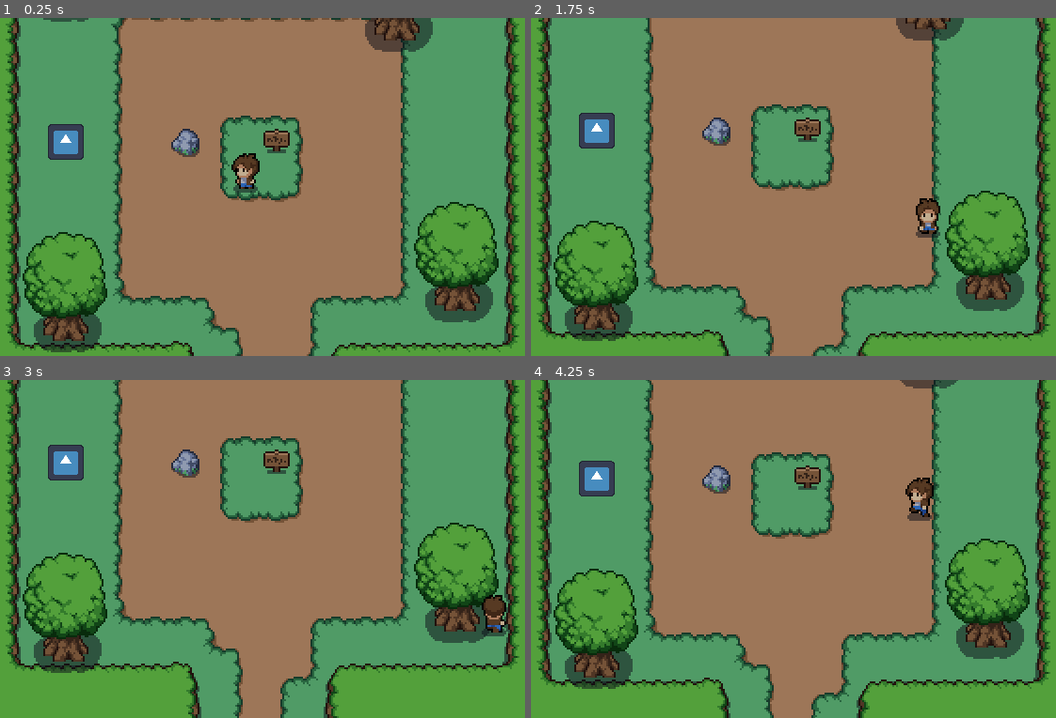
Above: before the commit, frames 1-4 (two rows, left to right).
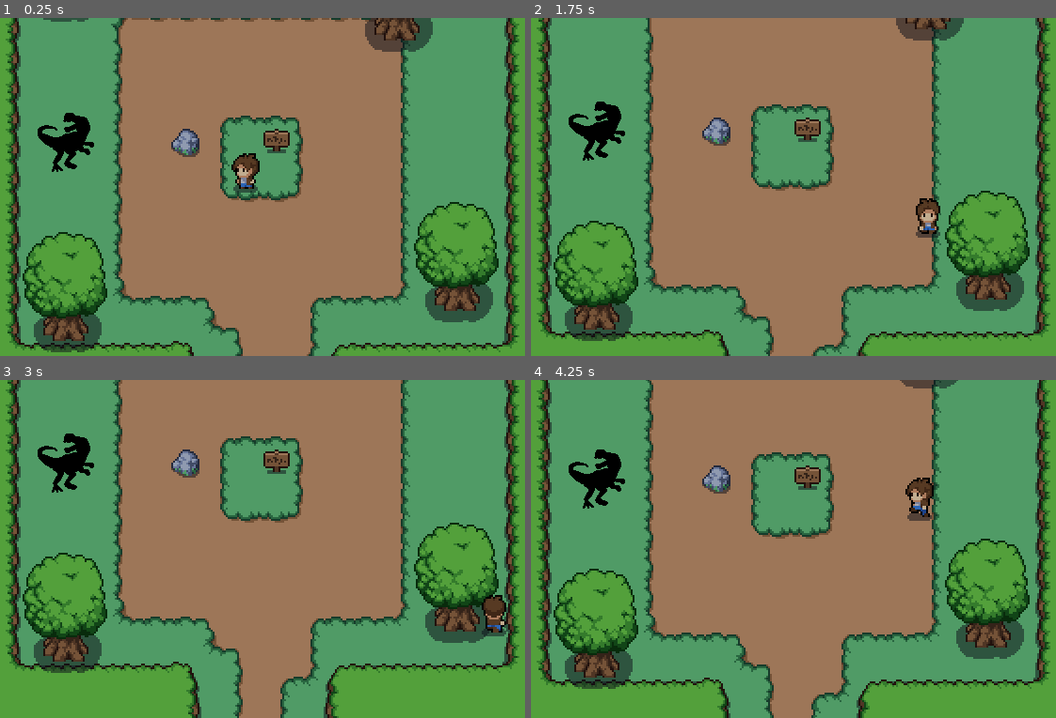
Above: after the commit, the same moments.

Repository: Lorcc/Project-Dino
Game: Godot game, scene res://scenes/world.tscn
Two runs of this game, one before a commit and one after it. Both use one fixed random seed, a clock stepped at 60 frames per second and the inputs below. The engine's default icon, where the game draws it, is replaced by a stand-in: a white triangle on a blue panel in a dark square.
Inputs (mouse positions are in pixels of both pictures, inside the frame that each line leads up to):
- Up to frame 1 (0.25 s): no input
- Up to frame 2 (1.75 s): tap Enter (ui_accept) at 0.5, 0.77, 1.52 s; move the mouse to (924, 170) at 0.52 s; hold D (right) 0.53-1.28 s; click (924, 170) at 0.67 s; move the mouse to (672, 203) at 1.27 s; hold S (down) from 1.28 s (still down)
- Up to frame 3 (3 s): move the mouse to (320, 474) at 2.02 s; release S (down) at 2.03 s; hold D (right) 2.03-2.78 s; move the mouse to (231, 616) at 2.77 s; hold W (up) from 2.78 s (still down); click (231, 616) at 2.92 s
- Up to frame 4 (4.25 s): tap Enter (ui_accept) at 3.02, 3.77 s; move the mouse to (972, 599) at 3.52 s; release W (up) at 3.53 s; hold A (left) from 3.53 s (still down)

The runs differ from the first frame. In frame 1, 1.1% of the frame differs, in the area x 7-18%, y 28-46%; in frame 2, 1.1%; in frame 3, 1.1%; in frame 4, 1.1%.
Error in both runs: Attempt to call function 'hide' in base 'null instance' on a null instance. (res://skripts/battle_scene.gd:20)

Commit message:
added flower

Diff:
--- a/scenes/player.tscn
+++ b/scenes/player.tscn
@@ -260,7 +260,7 @@
 flip_h = true
 hframes = 6
 vframes = 10
-frame = 9
+frame = 8
 
 [node name="CollisionShape2D" type="CollisionShape2D" parent="."]
 position = Vector2(1, -1)
--- a/scenes/world.tscn
+++ b/scenes/world.tscn
@@ -5,7 +5,7 @@
 [ext_resource type="PackedScene" uid="uid://b76awvvudq1s3" path="res://scenes/level_changer.tscn" id="3_d0c05"]
 [ext_resource type="PackedScene" uid="uid://da47eof1ehm05" path="res://scenes/player.tscn" id="4_2h0x8"]
 [ext_resource type="Script" path="res://skripts/enemy.gd" id="5_5eryv"]
-[ext_resource type="Texture2D" uid="uid://bdfvjphrat48e" path="res://art/icon.svg" id="6_c613w"]
+[ext_resource type="Texture2D" uid="uid://dng3sf5nh1qks" path="res://art/dino/Dino-test.png" id="6_o3mb4"]
 [ext_resource type="PackedScene" uid="uid://flyboecmmxc0" path="res://scenes/battle_scene_old.tscn" id="7_vb4nl"]
 
 [sub_resource type="RectangleShape2D" id="RectangleShape2D_puwqa"]
@@ -67,14 +67,15 @@
 metadata/_edit_lock_ = true
 
 [node name="Sprite2D" type="Sprite2D" parent="enemy"]
-scale = Vector2(0.15, 0.15)
-texture = ExtResource("6_c613w")
+scale = Vector2(0.5, 0.5)
+texture = ExtResource("6_o3mb4")
 metadata/_edit_lock_ = true
 
 [node name="CanvasLayer" type="CanvasLayer" parent="."]
 process_mode = 2
 
 [node name="battle_scene" parent="CanvasLayer" instance=ExtResource("7_vb4nl")]
+visible = false
 
 [connection signal="body_entered" from="enemy" to="enemy" method="_on_body_entered"]
 
--- a/scenes/world_2.tscn
+++ b/scenes/world_2.tscn
@@ -1,9 +1,10 @@
-[gd_scene load_steps=6 format=4 uid="uid://cvj6ueacyuxqm"]
+[gd_scene load_steps=7 format=4 uid="uid://cvj6ueacyuxqm"]
 
 [ext_resource type="TileSet" uid="uid://b7qiejni0qax6" path="res://scenes/tileset.tres" id="1_c6h87"]
 [ext_resource type="PackedScene" uid="uid://cpi6clgh8ey2x" path="res://scenes/camera_2d.tscn" id="2_2vt6m"]
 [ext_resource type="PackedScene" uid="uid://da47eof1ehm05" path="res://scenes/player.tscn" id="2_javd7"]
 [ext_resource type="PackedScene" uid="uid://b76awvvudq1s3" path="res://scenes/level_changer.tscn" id="3_x5lum"]
+[ext_resource type="Texture2D" uid="uid://br13e3bp3wrnu" path="res://art/objects/white_flower.png" id="5_4bgia"]
 
 [sub_resource type="RectangleShape2D" id="RectangleShape2D_rtbj7"]
 
@@ -46,4 +47,16 @@
 scale = Vector2(3.36, 1)
 shape = SubResource("RectangleShape2D_rtbj7")
 
+[node name="WhiteFlower" type="Sprite2D" parent="."]
+y_sort_enabled = true
+position = Vector2(346, 86)
+texture = ExtResource("5_4bgia")
+offset = Vector2(0, 10)
+
+[node name="WhiteFlower2" type="Sprite2D" parent="."]
+y_sort_enabled = true
+position = Vector2(368, 89)
+texture = ExtResource("5_4bgia")
+offset = Vector2(0, 10)
+
 [editable path="Camera2D"]
Binary file added: art/dino/Dino-test.png
Not shown, added: art/dino/Dino-test.png.import
Binary file added: art/objects/white_flower.png
Not shown, added: art/objects/white_flower.png.import
